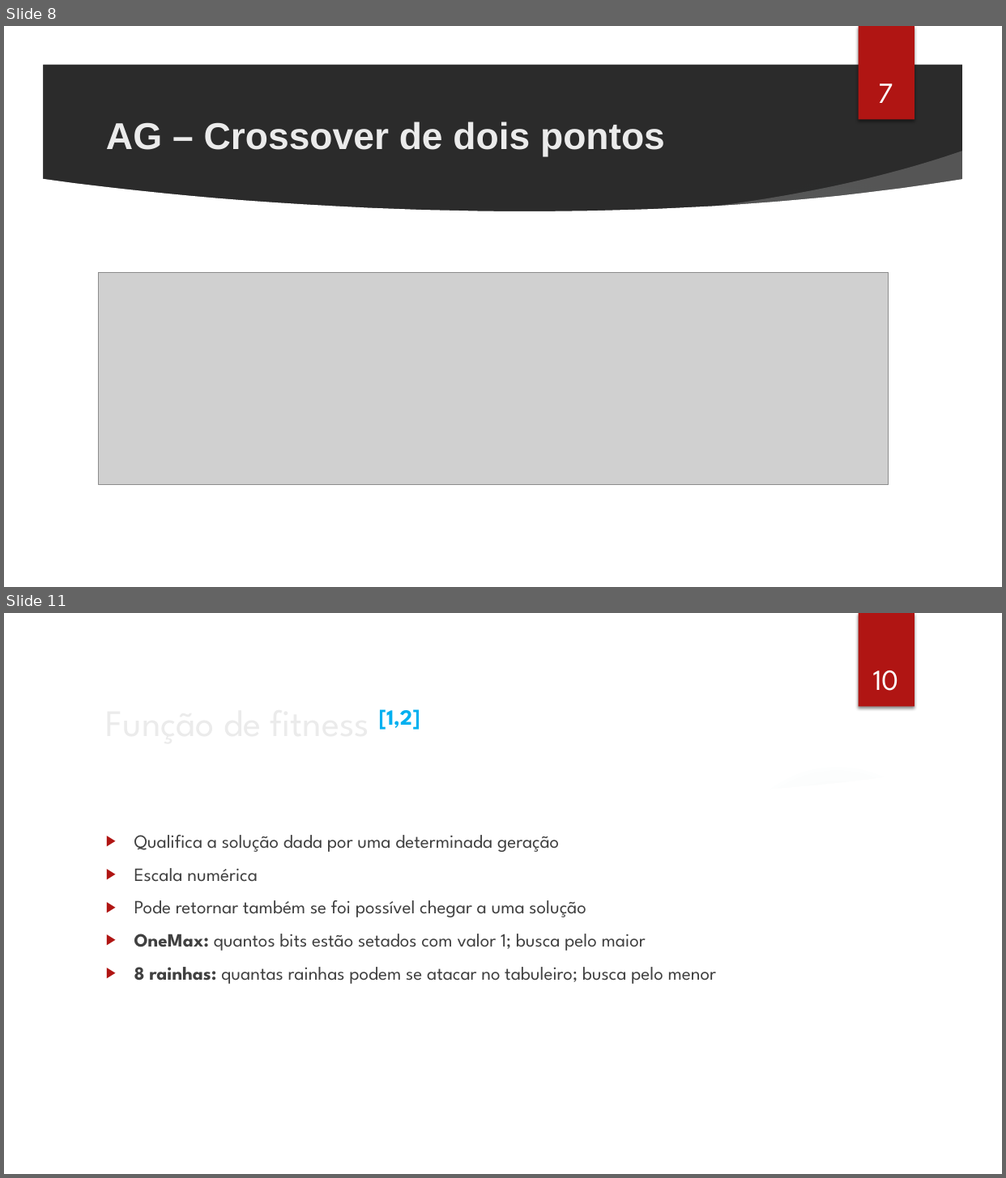
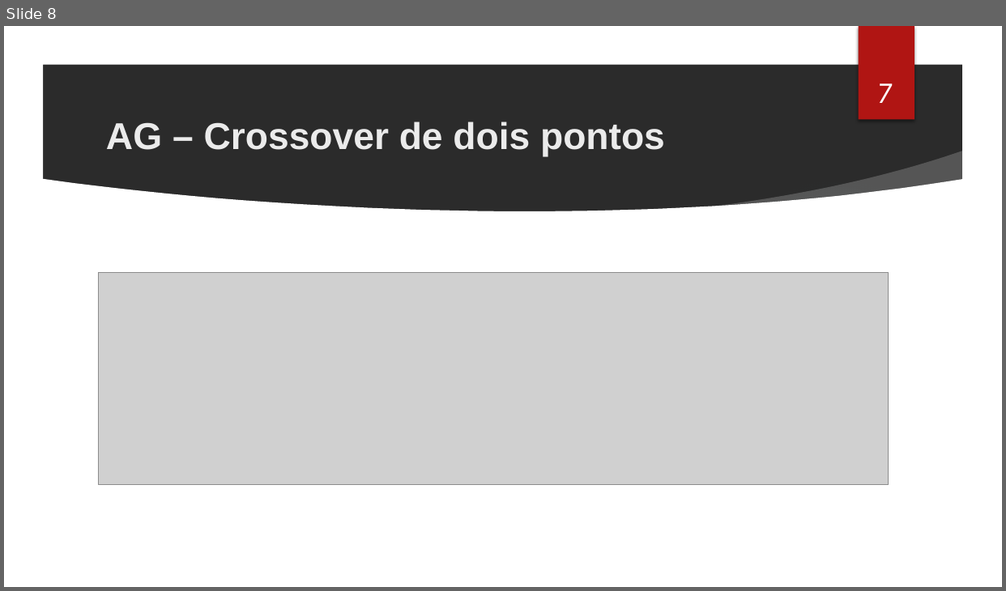
Before and after one commit to cassioss/genetics, a slide deck: presentations/TG2_Apresentacao_Cassio.pptx. Shown one above the other, each under a label of ours: slides 8 and 11 before the commit, slide 8 after it; the slides between them are not shown. The pictures are 1006x1178 and 1006x591 pixels, drawn with LibreOffice and Linux fonts; fonts in the diff are those of the drawing; grey boxes stand for pictures; background and template pictures are left out; a plain dark background stands for a picture behind light text. Boxes give left, top, right and bottom in pixels: in the first picture for what was removed or moved away, otherwise in the second. Text is boxed around its words. In the diff, an @@ line names an element or a change of style, - is before the commit and + after.

```diff
--- a/presentations/TG2_Apresentacao_Cassio.pptx
+++ b/presentations/TG2_Apresentacao_Cassio.pptx
@@ slide 11 removed at (x1=4, y1=613, x2=1002, y2=1174), background picture (left out); not listed: 7 template elements that a slide beside it also shows @@
@@ page number removed at (x1=873, y1=671, x2=899, y2=691) @@
-10
@@ title removed at (x1=379, y1=709, x2=420, y2=730) @@
-Função de fitness [1,2]
@@ text removed at (x1=134, y1=835, x2=716, y2=984) @@
-▶ Qualifica a solução dada por uma determinada geração
-▶ Escala numérica
-▶ Pode retornar também se foi possível chegar a uma solução
-▶ OneMax: quantos bits estão setados com valor 1; busca pelo maior
-▶ 8 rainhas: quantas rainhas podem se atacar no tabuleiro; busca pelo menor
```
Also in this commit, not shown: 3 slides changed, 4 slides added, 10 other slides removed, 6 other files.
